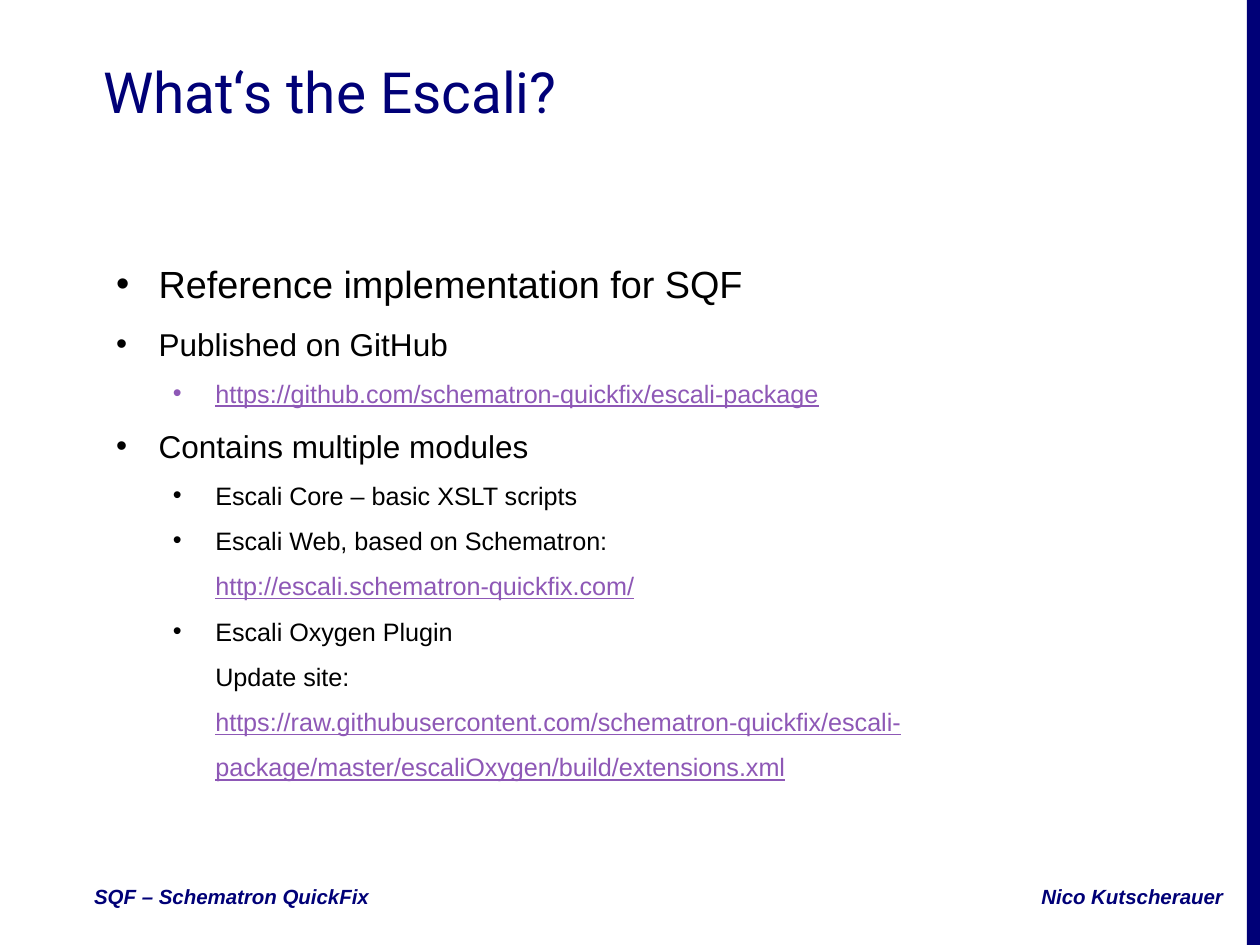
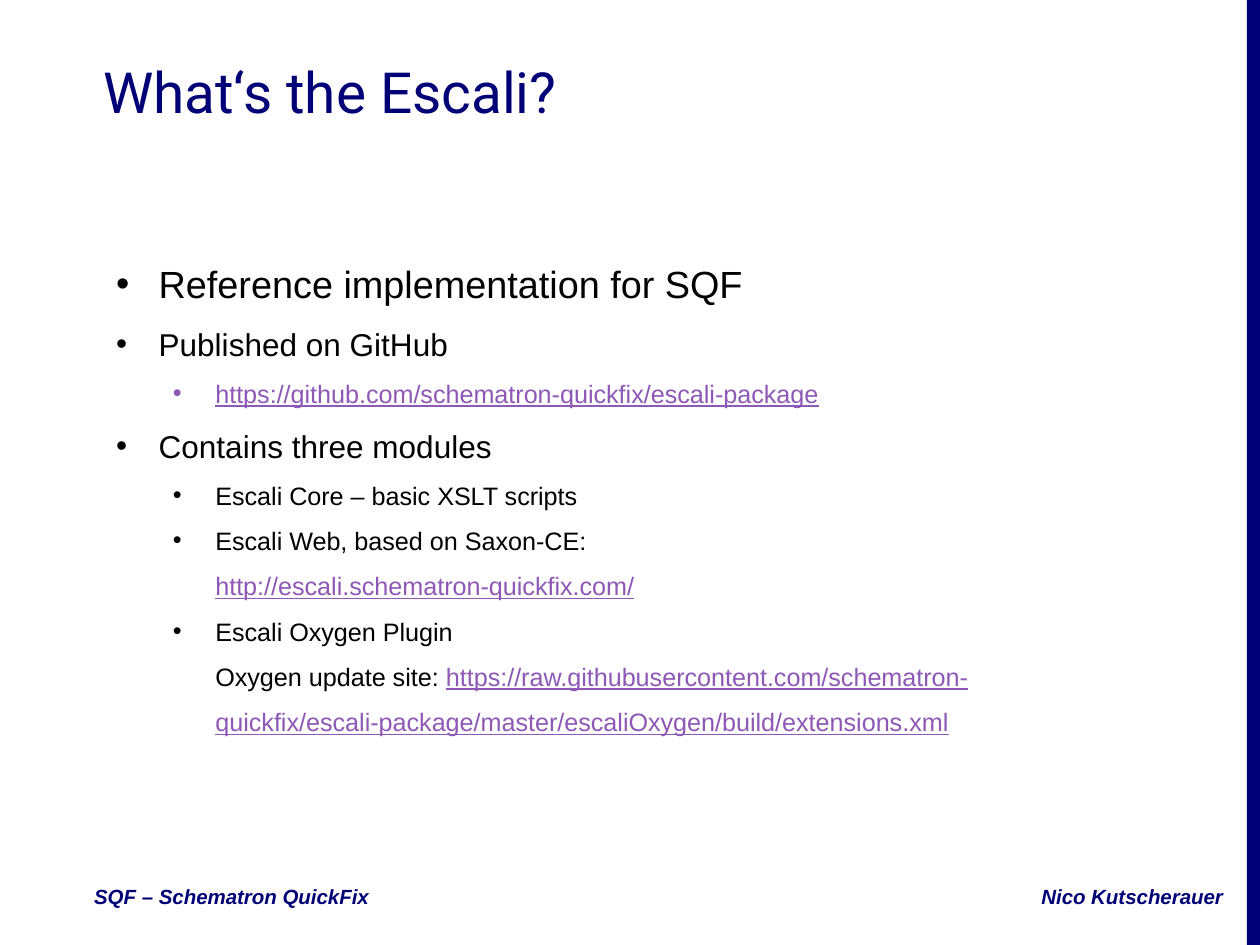
Before and after one commit to nkutsche/SchematronQuickFix-2017-11-17, a slide deck: slide 2 of SQF-Escali.pptx. Drawn at 1260x945 pixels with LibreOffice and Linux fonts; fonts in the diff are those of the drawing; background and template pictures are left out. Boxes give left, top, right and bottom in pixels: in the first picture for what was removed or moved away, otherwise in the second. Text is boxed around its words. In the diff, an @@ line names an element or a change of style, - is before the commit and + after.

Commit message:
Update slides

```diff
--- a/SQF-Escali.pptx
+++ b/SQF-Escali.pptx
@@ subtitle at bbox=[159, 435, 491, 459]: text changed @@
-• Contains multiple modules
+• Contains three modules
@@ subtitle at bbox=[215, 531, 968, 736]: text changed @@
-  • Escali Web, based on Schematron:
-    http://escali.schematron-quickfix.com/
-  • Escali Oxygen Plugin
-    Update site: https://raw.githubusercontent.com/schematron-quickfix/escali-package/master/escaliOxygen/build/extensions.xml
+  • Escali Web, based on Saxon-CE:
+    http://escali.schematron-quickfix.com/
+  • Escali Oxygen Plugin
+    Oxygen update site: https://raw.githubusercontent.com/schematron-quickfix/escali-package/master/escaliOxygen/build/extensions.xml
```
Also in this commit, not shown: 3 other slides changed, 1 other file.
